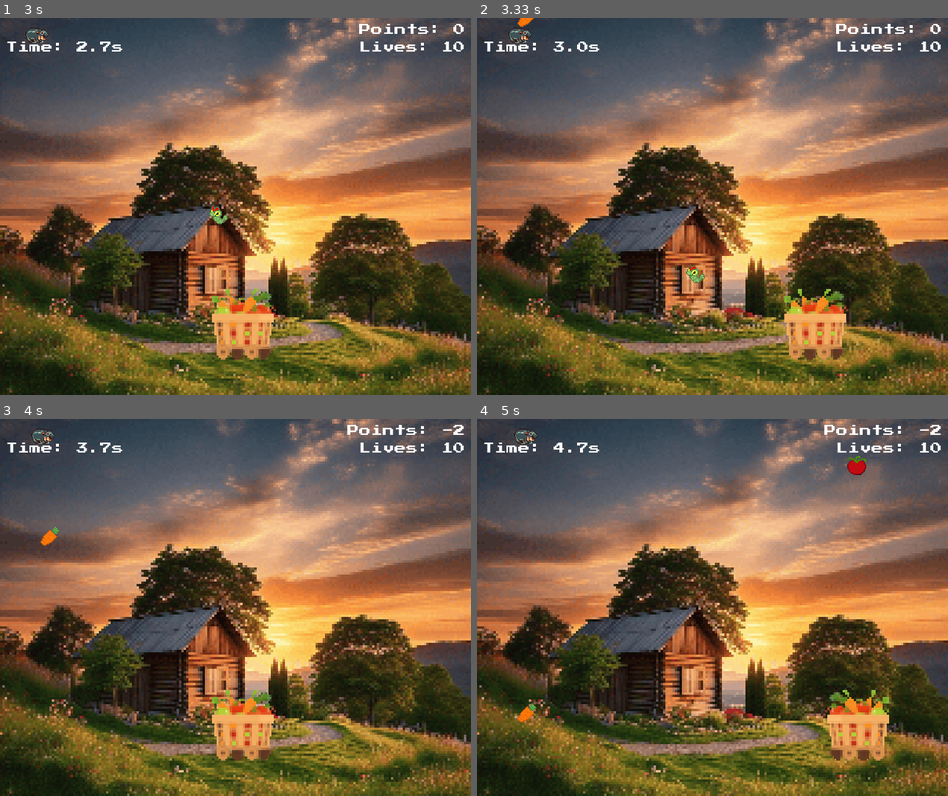
Above: before the commit, frames 1-4 (two rows, left to right).
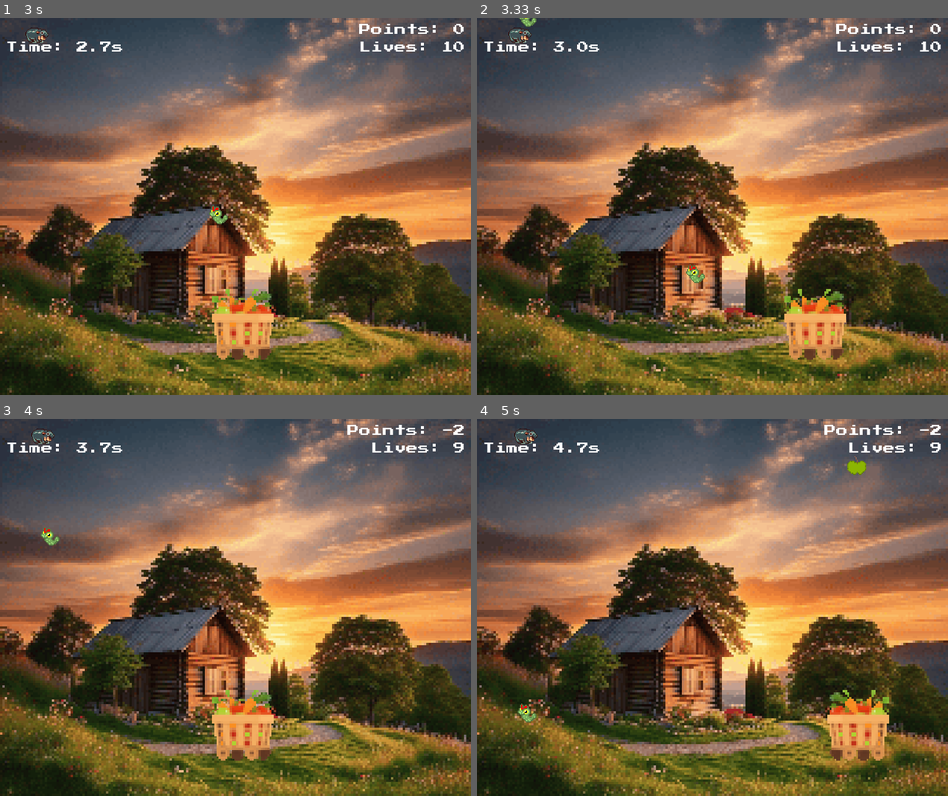
Above: after the commit, the same moments.

Repository: chickenSandwich-cpu/Fruit_Basket_pygame
Game: pygame game, started from Fruit_Basket/Fruit_Basket.py
Two runs of this game, one before a commit and one after it. Both use one fixed random seed, a clock stepped at 60 frames per second and the inputs below.
Inputs:
- Up to frame 1 (3 s): tap Space at 0.33, 0.73, 1.03, 1.23, 1.53, 1.73, 2.03, 2.3, 2.6, 2.73 s; hold Right 0.67-1.13 s; hold Right 1.17-1.63 s; hold Left 1.67-2.2 s; hold Left 2.23-2.63 s; hold Right from 2.67 s (still down)
- Up to frame 2 (3.33 s): tap Space at 3.03 s; release Right at 3.3 s
- Up to frame 3 (4 s): hold Left 3.33-3.8 s; tap Space at 3.4, 3.7, 3.9 s; hold Right from 3.83 s (still down)
- Up to frame 4 (5 s): tap Space at 4.2, 4.4, 4.7, 4.9 s; release Right at 4.3 s; hold Right 4.33-4.8 s; hold Left from 4.83 s (still down)

Frame 1 is identical in both runs. In frame 2, less than 0.1% of the frame differs, in the area x 8-13%, y 0-3%; in frame 3, 0.4%; in frame 4, 0.5%, in the area x 8-99%, y 6-81%.

Commit message:
fix hazard sounds

Diff:
--- a/Fruit_Basket/Fruit_Basket.py
+++ b/Fruit_Basket/Fruit_Basket.py
@@ -68,6 +68,8 @@
     mixer.Sound("sounds/collect_fruit_2.mp3"),
     mixer.Sound("sounds/collect_fruit_3.mp3"),
     ]
+
+hazard_sound = mixer.Sound("sounds/collect_hazard_1.mp3")
 
 songs = [
     "sounds/background_music_1.mp3",
@@ -212,7 +214,7 @@
         # Spawn fruits
         if fruit_count >= fruit_add_increment:
             fruit_x = random.randint(0, WIDTH - FRUIT_WIDTH)
-            fruit_type = worm_img if random.random() < 0.1 else (banana_img if random.random() < 0.1 else random.choice(fruit_images)) # 10% chance for worm, 10% chance for banana, otherwise random fruit
+            fruit_type = worm_img if random.random() < 0.2 else (banana_img if random.random() < 0.1 else random.choice(fruit_images)) # 20% chance for worm, 10% chance for banana, otherwise random fruit
             fruit = {
                 "rect": pygame.Rect(fruit_x, -FRUIT_HEIGHT, FRUIT_WIDTH, FRUIT_HEIGHT),
                 "image": fruit_type
@@ -249,15 +251,19 @@
                 fruits.remove(fruit)  # Remove fruit if it goes off screen
                 lives -= 1
             elif fruit["rect"].colliderect(basket_rect):
-                random.choice(collect_sound).set_volume(random.uniform(0.2, 0.5))
-                random.choice(collect_sound).play()
-                if fruit["image"] == banana_img:
-                    lives += 1
-                    points += 2
-                elif fruit["image"] == worm_img:
+                if fruit["image"] == worm_img:
+                    hazard_sound.set_volume(random.uniform(0.2, 0.5))
+                    hazard_sound.play()
+                    lives -= 1
                     points -= 2
                 else:
-                    points += 1
+                    random.choice(collect_sound).set_volume(random.uniform(0.2, 0.5))
+                    random.choice(collect_sound).play()
+                    if fruit["image"] == banana_img:
+                        lives += 1
+                        points += 2
+                    else:
+                        points += 1
 
                 fruits.remove(fruit)
 
Not shown, added: Fruit_Basket/sounds/collect_hazard_1.mp3
